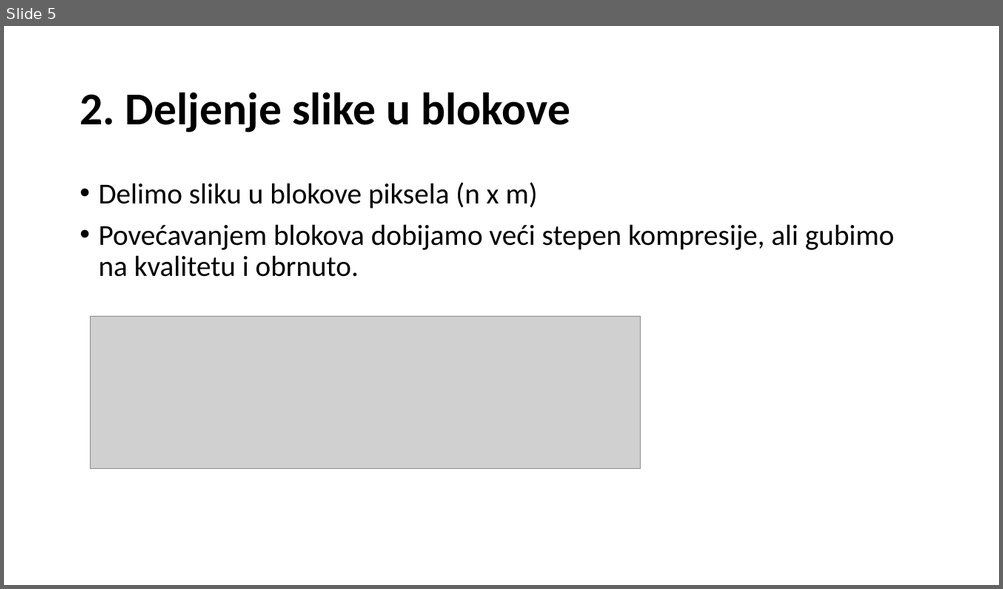
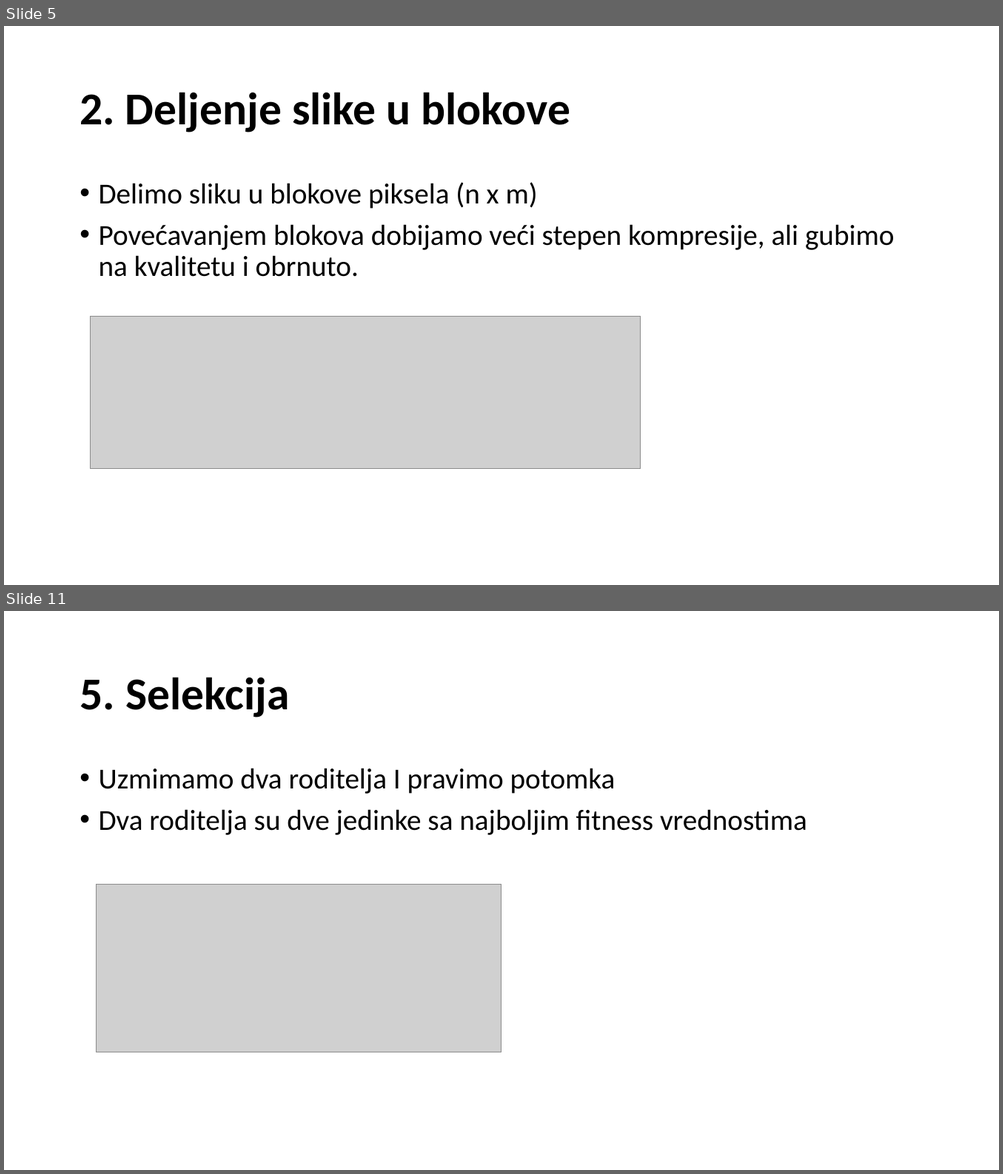
Before and after one commit to filipl41/NI_Image_compress, a slide deck: Primena genetskog algoritma u kompresiji slika.pptx. Shown one above the other, each under a label of ours: slide 5 before the commit, slides 5 and 11 after it; the slides between them are not shown. The pictures are 1003x589 and 1003x1174 pixels, drawn with LibreOffice and Linux fonts; fonts in the diff are those of the drawing; grey boxes stand for pictures. Boxes give left, top, right and bottom in pixels: in the first picture for what was removed or moved away, otherwise in the second. Text is boxed around its words. In the diff, an @@ line names an element or a change of style, - is before the commit and + after.

```diff
--- a/Primena genetskog algoritma u kompresiji slika.pptx
+++ b/Primena genetskog algoritma u kompresiji slika.pptx
@@ slide 11 added at [4,611,999,1170], background #FFFFFF @@
@@ title added at [79,677,289,718], 44 pt, text #000000, bold @@
+5. Selekcija
@@ text added at [99,768,807,835], 28 pt, text #000000 @@
+• Uzmimamo dva roditelja I pravimo potomka
+• Dva roditelja su dve jedinke sa najboljim fitness vrednostima
@@ picture added at [96,884,502,1053] @@
```
Also in this commit, not shown: 2 slides changed, 10 other slides added, 1 slide removed, 1 other file.
